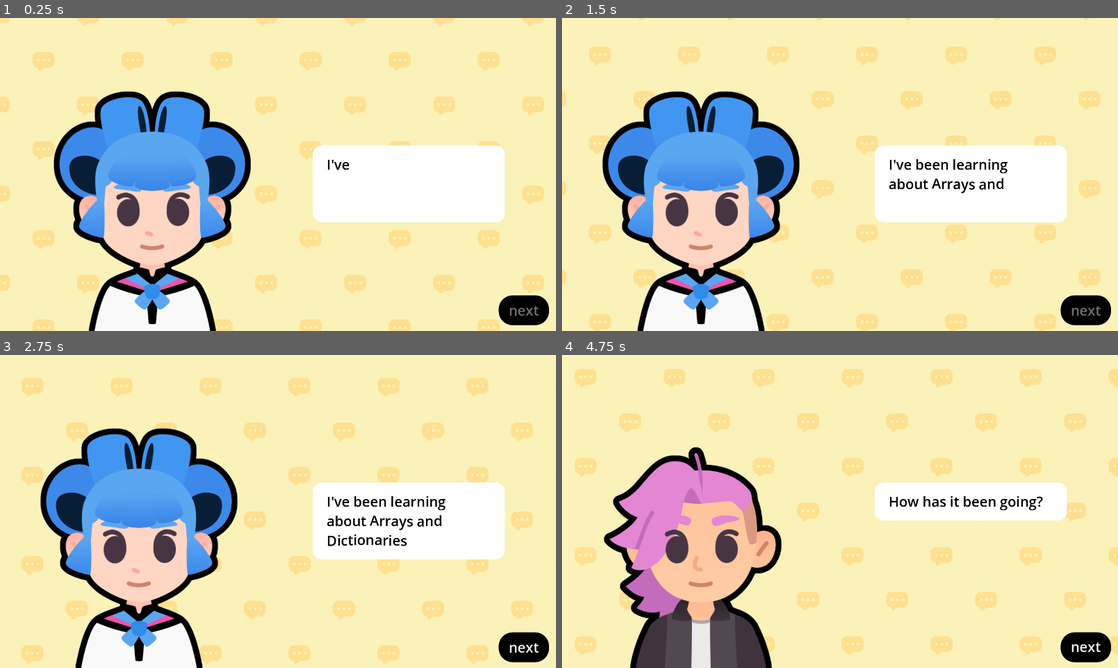
Above: before the commit, frames 1-4 (two rows, left to right).
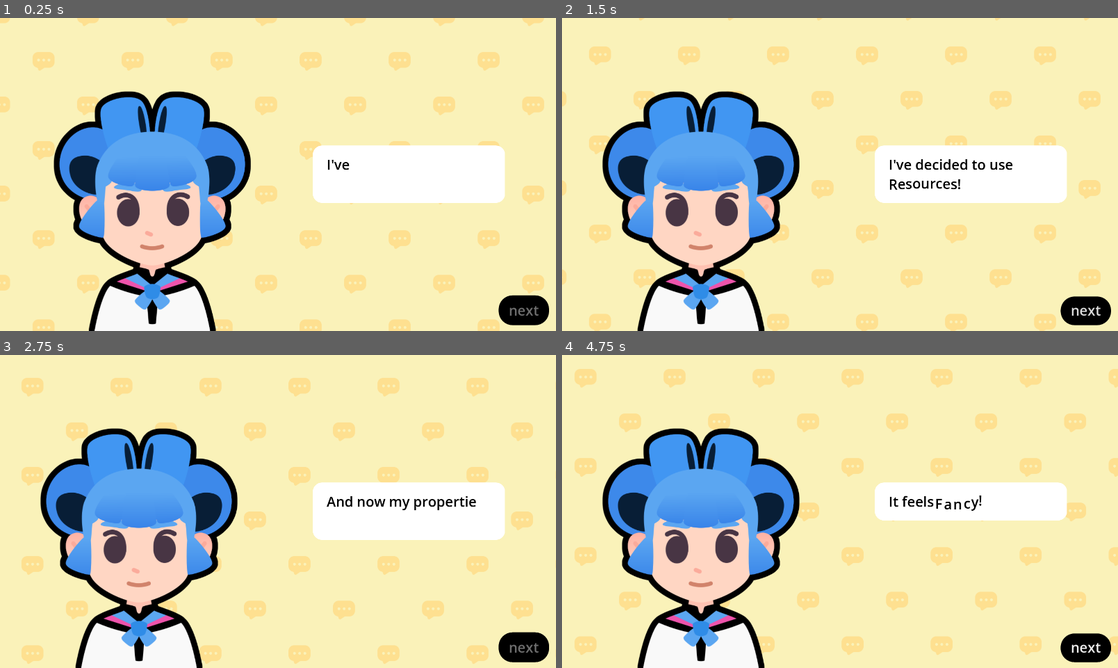
Above: after the commit, the same moments.

Repository: anchen12197/M8-Start-a-Dialogue
Game: Godot game, scene res://lessons/slideshow.tscn
Same seed, same stepped clock (60 frames per second), same inputs: the game is played once before the commit and once after it. The project has no main scene, so this scene is started directly. Sound files missing from this copy of the repository are replaced by a short silence.
Inputs (mouse positions are in pixels of both pictures, inside the frame that each line leads up to):
- Up to frame 1 (0.25 s): no input
- Up to frame 2 (1.5 s): tap Enter at 0.5 s; move the mouse to (962, 158) at 0.52 s; tap Z at 0.6, 1.35 s; click (962, 158) at 0.67 s; tap Space at 0.77 s; move the mouse to (728, 190) at 1.27 s; click (728, 190) at 1.42 s
- Up to frame 3 (2.75 s): tap Space at 1.52 s; click (522, 649) at 2 s, where only the run after the commit has a clickable "next"
- Up to frame 4 (4.75 s): click (1084, 646) at 2.75 s, where only the run before the commit has a clickable "next"; click (1084, 646) at 3.5 s, where only the run after the commit has a clickable "next"; move the mouse to (895, 442) at 4.27 s; tap Z at 4.35 s; click (895, 442) at 4.42 s

The runs differ from the first frame. In frame 1, 2.2% of the frame differs, in the area x 56-91%, y 56-66%; in frame 2, 2.9%; in frame 3, 3.1%; in frame 4, 19%, in the area x 7-99%, y 23-100%.

Commit message:
Finished M8L5

Diff:
--- a/M08.start_a_dialog_workbook/lessons/slideshow.gd
+++ b/M08.start_a_dialog_workbook/lessons/slideshow.gd
@@ -1,57 +1,12 @@
 extends Control
 
-var expressions := {
-	"happy": preload ("res://assets/emotion_happy.png"),
-	"regular": preload ("res://assets/emotion_regular.png"),
-	"sad": preload ("res://assets/emotion_sad.png"),
-}
 
-var bodies := {
-	"sophia": preload ("res://assets/sophia.png"),
-	"pink": preload ("res://assets/pink.png")
-}
 
 ## An array of dictionaries. Each dictionary has three properties:
 ## - expression: a [code]Texture[/code] containing an expression
 ## - text: a [code]String[/code] containing the text the character says
 ## - character: a [code]Texture[/code] representing the character
-var dialogue_items: Array[Dictionary] = [
-	{
-		"expression": expressions["regular"],
-		"text": "I've been learning about [wave]Arrays and Dictionaries[/wave]",
-		"character": bodies["sophia"]
-	},
-	{
-		"expression": expressions["regular"],
-		"text": "How has it been going?",
-		"character": bodies["pink"]
-	},
-	{
-		"expression": expressions["sad"],
-		"text": "... Well... it is a little bit [shake]complicated[/shake]!",
-		"character": bodies["sophia"]
-	},
-	{
-		"expression": expressions["sad"],
-		"text": "Oh!",
-		"character": bodies["pink"]
-	},
-	{
-		"expression": expressions["regular"],
-		"text": "I believe in you!",
-		"character": bodies["pink"]
-	},
-	{
-		"expression": expressions["happy"],
-		"text": "If you stick to it, you'll eventually make it!",
-		"character": bodies["pink"]
-	},
-	{
-		"expression": expressions["happy"],
-		"text": "That's it! Let's [tornado freq=3.0][rainbow val=1.0]GOOOOOO!!![/rainbow][/tornado]",
-		"character": bodies["sophia"]
-	}
-]
+@export var dialogue_items: Array[SlideShowEntry] = []
 var current_item_index := 0
 
 ## UI element that shows the texts
--- a/M08.start_a_dialog_workbook/lessons/slideshow.tscn
+++ b/M08.start_a_dialog_workbook/lessons/slideshow.tscn
@@ -1,12 +1,28 @@
-[gd_scene load_steps=11 format=3 uid="uid://bqls3o5daeu2s"]
+[gd_scene load_steps=15 format=3 uid="uid://bqls3o5daeu2s"]
 
 [ext_resource type="Theme" uid="uid://cshg3sgf0xxq" path="res://assets/main_theme.tres" id="1_628t2"]
 [ext_resource type="Script" uid="uid://cheh7b73m0fds" path="res://lessons/slideshow.gd" id="2_wbt3f"]
+[ext_resource type="Script" uid="uid://ci0bnowe7sdmx" path="res://lessons/slideshow_entry.gd" id="3_8mm5q"]
 [ext_resource type="Shader" uid="uid://dm7717xxg836f" path="res://assets/sliding_background.gdshader" id="3_qyyxv"]
 [ext_resource type="Texture2D" uid="uid://bnly1gkbxw6b5" path="res://assets/bubble_pattern.png" id="4_s7o0p"]
 [ext_resource type="Texture2D" uid="uid://copkt78vgp37i" path="res://assets/sophia.png" id="5_omd3l"]
 [ext_resource type="Texture2D" uid="uid://d000xjtr4iqtk" path="res://assets/emotion_regular.png" id="6_vfoky"]
 [ext_resource type="AudioStream" uid="uid://chgko4hmxwxu5" path="res://assets/talking_synth.ogg" id="7_nppuw"]
+
+[sub_resource type="Resource" id="Resource_ct2eq"]
+script = ExtResource("3_8mm5q")
+text = "I've decided to use [wave]Resources[/wave]!"
+metadata/_custom_type_script = "uid://ci0bnowe7sdmx"
+
+[sub_resource type="Resource" id="Resource_nfiii"]
+script = ExtResource("3_8mm5q")
+text = "And now my properties are all well typed!"
+metadata/_custom_type_script = "uid://ci0bnowe7sdmx"
+
+[sub_resource type="Resource" id="Resource_ssdh4"]
+script = ExtResource("3_8mm5q")
+text = "It feels [tornado]Fancy![/tornado]"
+metadata/_custom_type_script = "uid://ci0bnowe7sdmx"
 
 [sub_resource type="ShaderMaterial" id="ShaderMaterial_efgpg"]
 shader = ExtResource("3_qyyxv")
@@ -30,6 +46,7 @@
 grow_vertical = 2
 theme = ExtResource("1_628t2")
 script = ExtResource("2_wbt3f")
+dialogue_items = Array[ExtResource("3_8mm5q")]([SubResource("Resource_ct2eq"), SubResource("Resource_nfiii"), SubResource("Resource_ssdh4")])
 
 [node name="Background" type="ColorRect" parent="."]
 material = SubResource("ShaderMaterial_efgpg")
--- /dev/null
+++ b/M08.start_a_dialog_workbook/lessons/slideshow_entry.gd
@@ -0,0 +1,5 @@
+class_name SlideShowEntry extends Resource
+
+@export var expression := preload("res://assets/emotion_regular.png")
+@export var character := preload("res://assets/sophia.png")
+@export_multiline var text := ""
--- /dev/null
+++ b/M08.start_a_dialog_workbook/lessons/test_slideshow_entry.tres
@@ -0,0 +1,9 @@
+[gd_resource type="Resource" script_class="SlideShowEntry" load_steps=4 format=3 uid="uid://jeuxgxqi50cr"]
+
+[ext_resource type="Texture2D" uid="uid://copkt78vgp37i" path="res://assets/sophia.png" id="1_lu2wx"]
+[ext_resource type="Script" uid="uid://ci0bnowe7sdmx" path="res://lessons/slideshow_entry.gd" id="1_qkxq3"]
+[ext_resource type="Texture2D" uid="uid://d000xjtr4iqtk" path="res://assets/emotion_regular.png" id="2_m5yb4"]
+
+[resource]
+script = ExtResource("1_qkxq3")
+metadata/_custom_type_script = "uid://ci0bnowe7sdmx"
Not shown, added: M08.start_a_dialog_workbook/lessons/slideshow_entry.gd.uid
